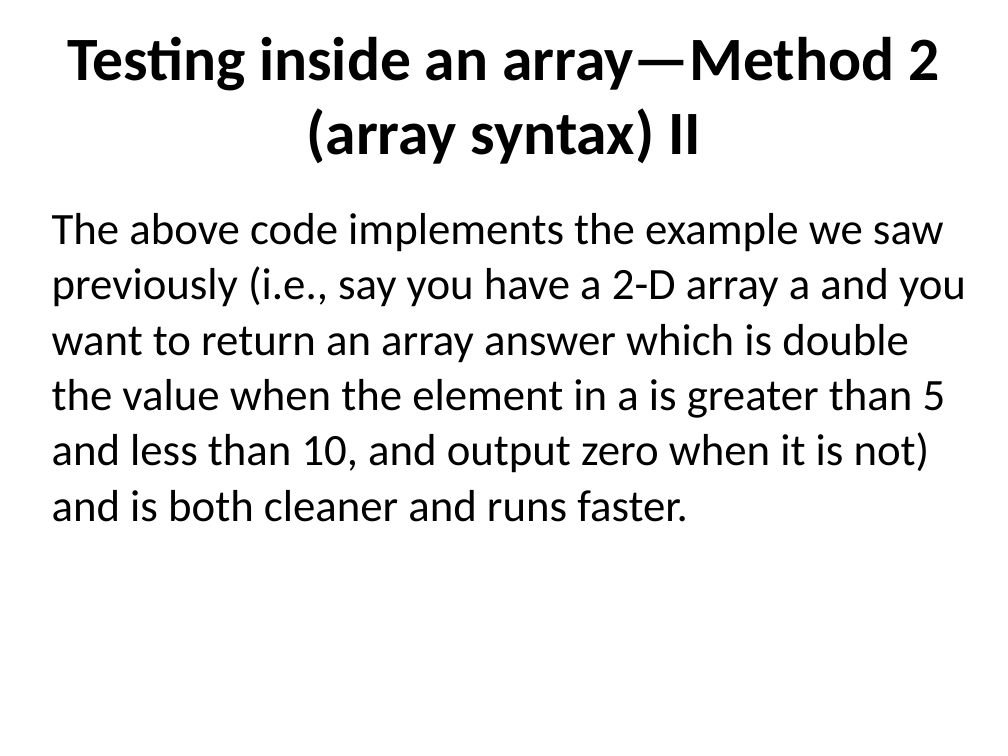
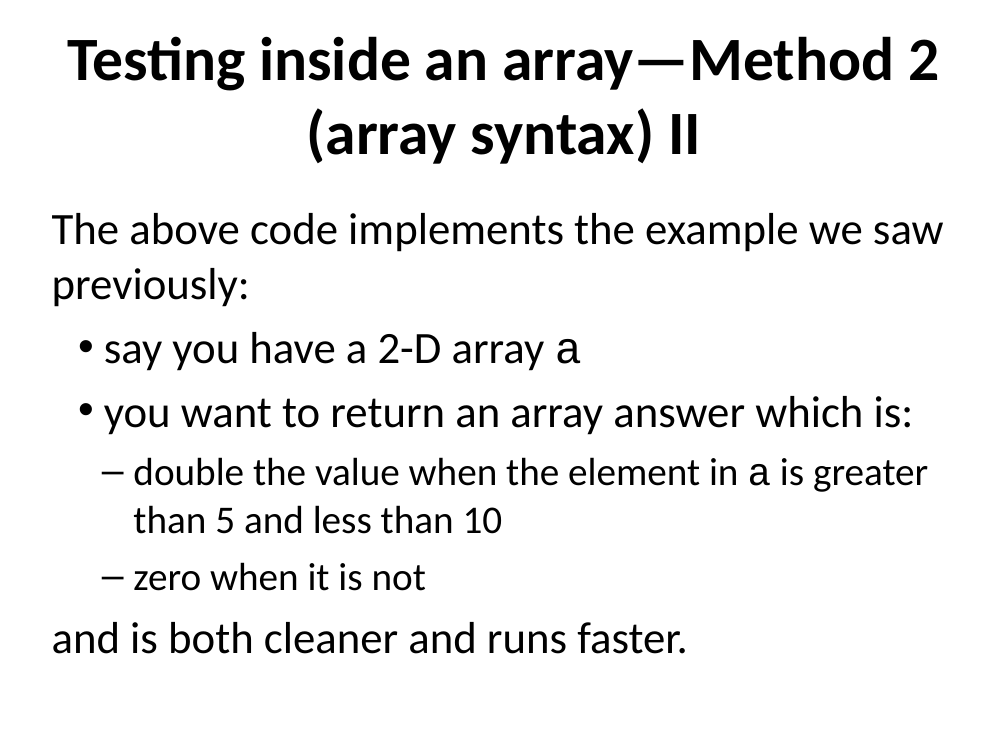
Before and after one commit to ncasuk/ncas-isc, a slide deck: slide 27 of python/presentations/handling_arrays/numpy.ppt. Drawn at 1008x756 pixels with LibreOffice and Linux fonts; fonts in the diff are those of the drawing; background and template pictures are left out. Boxes give left, top, right and bottom in pixels: in the first picture for what was removed or moved away, otherwise in the second. Text is boxed around its words. In the diff, an @@ line names an element or a change of style, - is before the commit and + after.

```diff
--- a/python/presentations/handling_arrays/numpy.ppt
+++ b/python/presentations/handling_arrays/numpy.ppt
@@ text at (x1=52, y1=213, x2=944, y2=654): text changed @@
-The above code implements the example we saw previously (i.e., say you have a 2-D array a and you want to return an array answer which is double the value when the element in a is greater than 5 and less than 10, and output zero when it is not) and is both cleaner and runs faster.
+The above code implements the example we saw previously:
+• say you have a 2-D array a
+• you want to return an array answer which is:
+  – double the value when the element in a is greater than 5 and less than 10
+  – zero when it is not
+and is both cleaner and runs faster.
```
Also in this commit, not shown: 11 other slides changed, 4 slides added, 3 slides removed.
